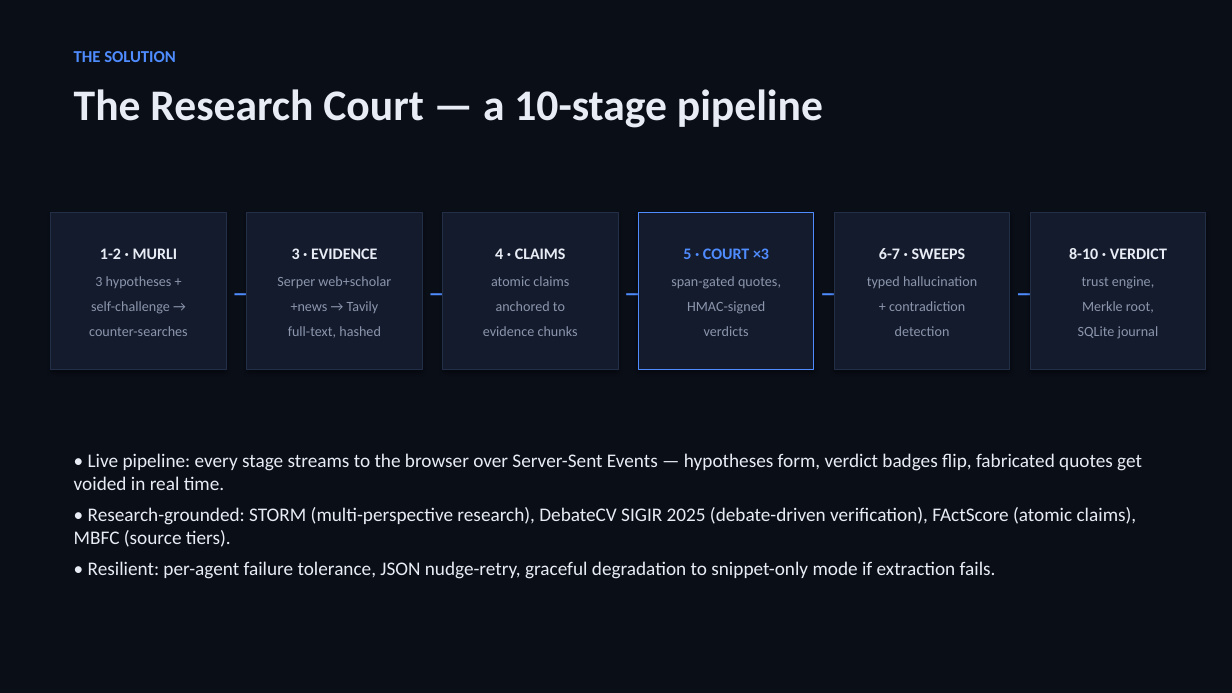
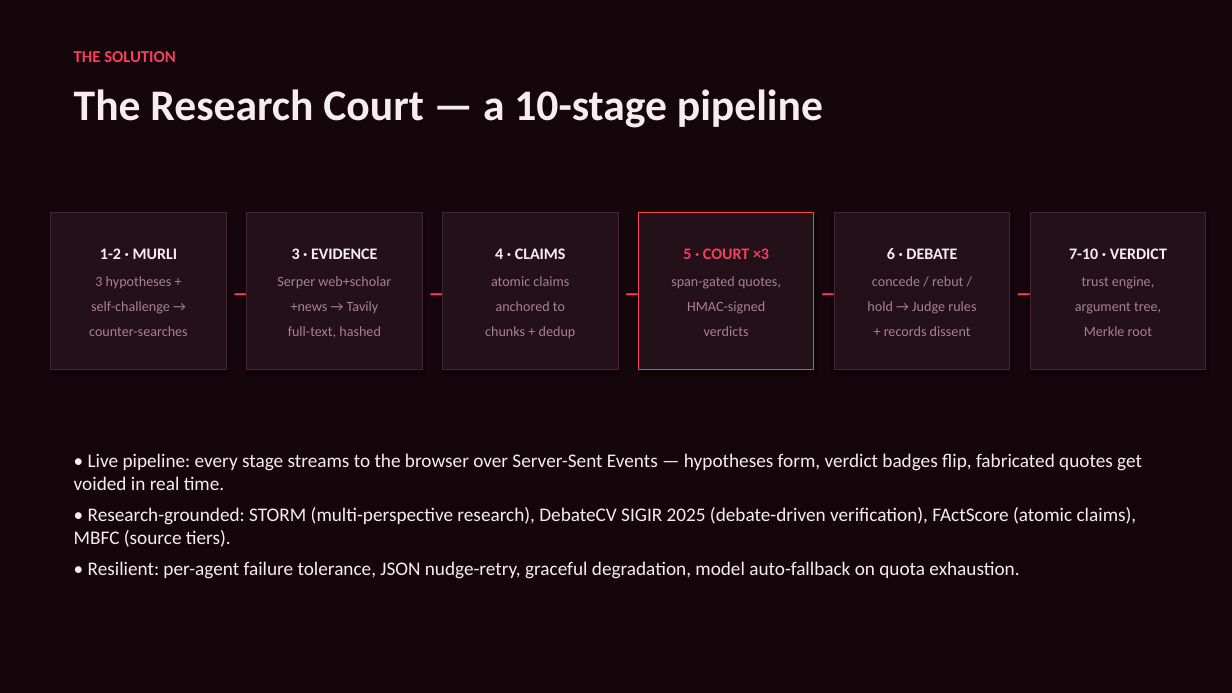
Before and after one commit to ArpitKumar8649/Innovahack_chapter1, a slide deck: slide 3 of submission/VeriFact_Deck.pptx. Drawn at 1232x693 pixels with LibreOffice and Linux fonts; fonts in the diff are those of the drawing. Boxes give left, top, right and bottom in pixels: in the first picture for what was removed or moved away, otherwise in the second. Text is boxed around its words. In the diff, an @@ line names an element or a change of style, - is before the commit and + after.

```diff
--- a/submission/VeriFact_Deck.pptx
+++ b/submission/VeriFact_Deck.pptx
@@ background #0A0E17 to #14060B @@
@@ text "THE SOLUTION" at bbox=[74, 51, 823, 128]: text colour #4F8CFF to #F43F5E in "THE SOLUTION"; text colour #E8ECF4 to #F7EDF1 in "The Research Court — a 10-stage pipeline" @@
@@ rectangle "1-2 · MURLI" at bbox=[51, 213, 226, 370]: text colour #E8ECF4 to #F7EDF1 in "1-2 · MURLI"; text colour #8B96AD to #A5828F in "3 hypotheses +", "self-challenge →", "counter-searches"; fill #141B2D to #241019; outline #232E47 0.75 pt to #4A2436 0.75 pt @@
@@ rectangle "3 · EVIDENCE" at bbox=[247, 213, 422, 370]: text colour #E8ECF4 to #F7EDF1 in "3 · EVIDENCE"; text colour #8B96AD to #A5828F in "Serper web+scholar", "+news → Tavily", "full-text, hashed"; fill #141B2D to #241019; outline #232E47 0.75 pt to #4A2436 0.75 pt @@
@@ rectangle "5 · COURT ×3" at bbox=[639, 213, 814, 370]: text colour #4F8CFF to #F43F5E in "5 · COURT ×3"; text colour #8B96AD to #A5828F in "span-gated quotes,", "HMAC-signed", "verdicts"; fill #141B2D to #241019; outline #4F8CFF 0.75 pt to #F43F5E 0.75 pt @@
@@ fill #141B2D to #241019; outline #232E47 0.75 pt to #4A2436 0.75 pt in 3 elements at bbox=[443, 213, 618, 370], bbox=[1031, 213, 1206, 370], bbox=[835, 213, 1010, 370] @@
@@ text in rectangle at bbox=[491, 248, 569, 311]: text colour #E8ECF4 to #F7EDF1 in "4 · CLAIMS"; text colour #8B96AD to #A5828F in "atomic claims", "anchored to" @@
@@ text in rectangle at bbox=[867, 248, 976, 336]: text changed; text colour #8B96AD to #A5828F @@
-6-7 · SWEEPS
-typed hallucination
-+ contradiction
-detection
+6 · DEBATE
+concede / rebut /
+hold → Judge rules
++ records dissent
@@ text in rectangle at bbox=[1069, 248, 1167, 259]: text changed; text colour #E8ECF4 to #F7EDF1 @@
-8-10 · VERDICT
+7-10 · VERDICT
@@ text colour #4F8CFF to #F43F5E in 5 elements at bbox=[225, 273, 248, 319], bbox=[421, 273, 444, 319], bbox=[616, 273, 640, 319], bbox=[812, 273, 836, 319], bbox=[1008, 273, 1031, 319] @@
@@ text in rectangle at bbox=[1082, 276, 1154, 289]: text colour #8B96AD to #A5828F in "trust engine," @@
@@ text in rectangle at bbox=[485, 326, 576, 338]: text changed; text colour #8B96AD to #A5828F @@
-evidence chunks
+chunks + dedup
@@ text in rectangle at bbox=[1075, 302, 1161, 336]: text changed; text colour #8B96AD to #A5828F @@
-Merkle root,
-SQLite journal
+argument tree,
+Merkle root
@@ text at bbox=[74, 453, 1142, 547]: text colour #E8ECF4 to #F7EDF1 in "• Live pipeline: every stage streams to ...", "• Research-grounded: STORM (multi-perspective research), Deb ..." @@
@@ text at bbox=[88, 561, 1019, 579]: text changed; text colour #E8ECF4 to #F7EDF1 @@
-• Resilient: per-agent failure tolerance, JSON nudge-retry, graceful degradation to snippet-only mode if extraction fails.
+• Resilient: per-agent failure tolerance, JSON nudge-retry, graceful degradation, model auto-fallback on quota exhaustion.
```
Also in this commit, not shown: 4 other slides changed, 5 slides added, 2 slides removed, 5 other files.
